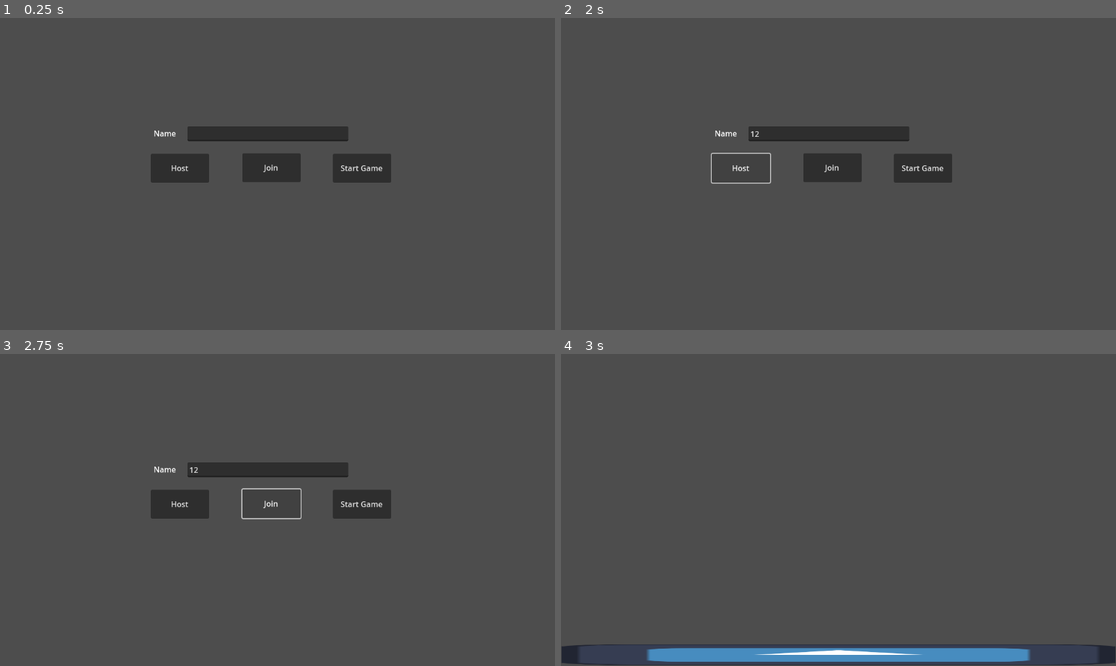
Above: before the commit, frames 1-4 (two rows, left to right).
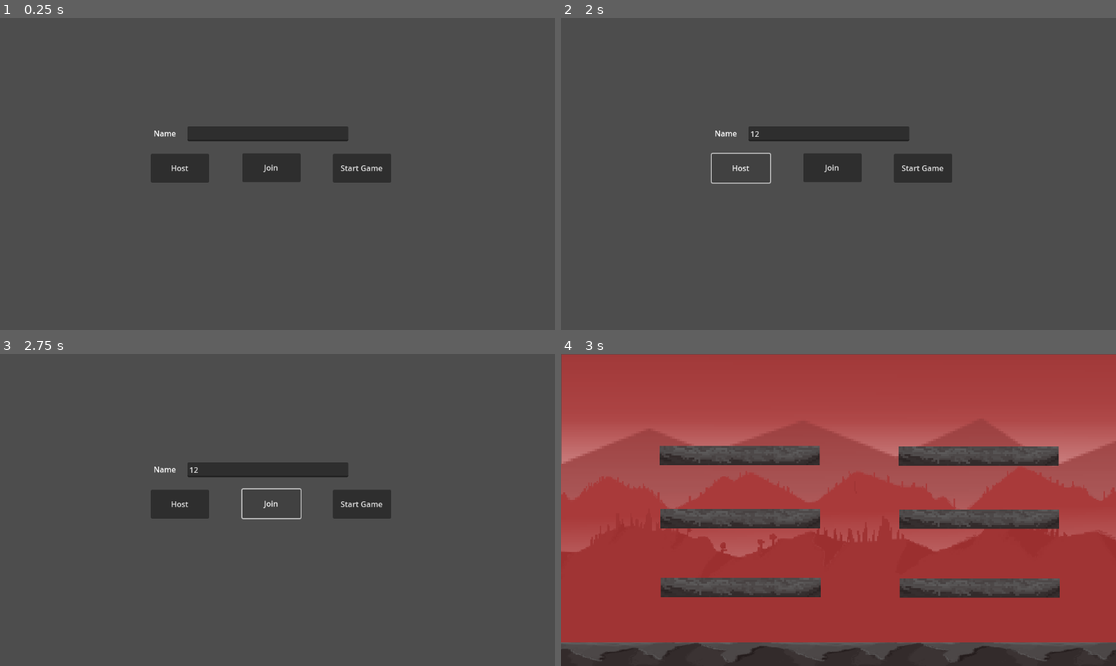
Above: after the commit, the same moments.

Repository: jaugustyn02/MagicJam2024
Game: Godot game, scene res://scenes/MultiplayerController.tscn
Two runs of this game, one before a commit and one after it. Both use one fixed random seed, a clock stepped at 60 frames per second and the inputs below. The engine's default icon, where the game draws it, is replaced by a stand-in: a white triangle on a blue panel in a dark square.
Inputs (mouse positions are in pixels of both pictures, inside the frame that each line leads up to):
- Up to frame 1 (0.25 s): no input
- Up to frame 2 (2 s): click (827, 133) at 0.52 s; type "12" at 0.6 s; click "Host" at 1.25 s
- Up to frame 3 (2.75 s): click "Join" at 2 s
- Up to frame 4 (3 s): click "Start Game" at 2.75 s

Frames 1-3 are identical in both runs. In frame 4, 90% of the frame differs, in the area x 0-100%, y 0-100%.
Error in both runs: Attempt to call function 'compress' in base 'null instance' on a null instance. (res://scenes/MultiplayerController.gd:71)

Commit message:
Added assets and nice background

Diff:
--- a/characters/TestPlayer.gd
+++ b/characters/TestPlayer.gd
@@ -1,8 +1,9 @@
 extends CharacterBody2D
 
 
-const SPEED = 300.0
-const JUMP_VELOCITY = -400.0
+const SPEED = 400.0
+const JUMP_VELOCITY = -575.0
+const MULTIPLICATOR = 1
 
 var PlayerID: int
 
@@ -16,17 +17,17 @@
 func _physics_process(delta):
 	if $MultiplayerSynchronizer.get_multiplayer_authority() == PlayerID:
 		if not is_on_floor():
-			velocity.y += gravity * delta
+			velocity.y += gravity * delta * (MULTIPLICATOR ** 2)
 
 		# Handle jump.
 		if Input.is_action_just_pressed("ui_accept") and is_on_floor():
-			velocity.y = JUMP_VELOCITY
+			velocity.y = JUMP_VELOCITY * MULTIPLICATOR
 
 		# Get the input direction and handle the movement/deceleration.
 		# As good practice, you should replace UI actions with custom gameplay actions.
 		var direction = Input.get_axis("ui_left", "ui_right")
 		if direction:
-			velocity.x = direction * SPEED
+			velocity.x = direction * SPEED * MULTIPLICATOR
 		else:
 			velocity.x = move_toward(velocity.x, 0, SPEED)
 
--- a/scenes/MultiplayerController.gd
+++ b/scenes/MultiplayerController.gd
@@ -1,6 +1,6 @@
 extends Control
 
-@export var Address = "127.0.0.1"
+@export var Address = "0.0.0.0"
 @export var Port = 2137
 var peer
 
@@ -57,7 +57,7 @@
 	if error != OK:
 		print("Cannot host: ", error)
 		return
-	peer.get_host().compress(ENetConnection.COMPRESS_RANGE_CODER)
+	peer.get_host().compress(ENetConnection.COMPRESS_ZLIB)
 
 	multiplayer.set_multiplayer_peer(peer)
 	print("Waiting for Players")
@@ -68,7 +68,7 @@
 func _on_join_button_down():
 	peer = ENetMultiplayerPeer.new()
 	peer.create_client(Address, Port)
-	peer.get_host().compress(ENetConnection.COMPRESS_RANGE_CODER)
+	peer.get_host().compress(ENetConnection.COMPRESS_ZLIB)
 	multiplayer.set_multiplayer_peer(peer)
 	pass # Replace with function body.
 
--- a/scenes/TestScene.tscn
+++ b/scenes/TestScene.tscn
@@ -1,11 +1,19 @@
-[gd_scene load_steps=5 format=3 uid="uid://6njsu6t6ajot"]
+[gd_scene load_steps=11 format=3 uid="uid://6njsu6t6ajot"]
 
 [ext_resource type="Script" path="res://scenes/SceneManager.gd" id="1_3dq06"]
-[ext_resource type="Texture2D" uid="uid://cydfu7tvwi2v8" path="res://icon.svg" id="1_yi2vd"]
 [ext_resource type="PackedScene" uid="uid://bgrlwqk04wnx4" path="res://characters/TestPlayer.tscn" id="2_clq21"]
+[ext_resource type="Texture2D" uid="uid://owy2ofsi86mi" path="res://resources/background_mountains2/floor_long.PNG" id="3_0vf8o"]
+[ext_resource type="Texture2D" uid="uid://bmd1wv088ov3f" path="res://resources/background_mountains2/platform1.PNG" id="4_bvoux"]
+[ext_resource type="Texture2D" uid="uid://ca4tkwnof2d1e" path="res://resources/background_mountains2/background.PNG" id="5_74qfs"]
+[ext_resource type="Texture2D" uid="uid://0uk2y4imqeo5" path="res://resources/background_mountains2/Furthest mountains.PNG" id="6_cpyme"]
+[ext_resource type="Texture2D" uid="uid://cpu6abq138lmt" path="res://resources/background_mountains2/mountains2.PNG" id="7_yf2fd"]
+[ext_resource type="Texture2D" uid="uid://eo7qm6iukqdd" path="res://resources/background_mountains2/Nearest mountains.PNG" id="8_cqw81"]
+
+[sub_resource type="RectangleShape2D" id="RectangleShape2D_r5ois"]
+size = Vector2(133.216, 76.4179)
 
 [sub_resource type="RectangleShape2D" id="RectangleShape2D_lgdcc"]
-size = Vector2(1151, 40)
+size = Vector2(1154, 50)
 
 [node name="Node2D" type="Node2D"]
 script = ExtResource("1_3dq06")
@@ -13,14 +21,109 @@
 
 [node name="StaticBody2D" type="StaticBody2D" parent="."]
 
+[node name="Floor" type="Sprite2D" parent="StaticBody2D"]
+position = Vector2(577, 624.5)
+scale = Vector2(1.00348, 1)
+texture = ExtResource("3_0vf8o")
+
+[node name="Platform" type="Sprite2D" parent="StaticBody2D"]
+texture_filter = 1
+position = Vector2(373, 485)
+scale = Vector2(4, 4)
+texture = ExtResource("4_bvoux")
+
 [node name="CollisionShape2D" type="CollisionShape2D" parent="StaticBody2D"]
-position = Vector2(578.5, 622)
+position = Vector2(373, 485)
+scale = Vector2(2.49219, 0.523438)
+shape = SubResource("RectangleShape2D_r5ois")
+
+[node name="Platform2" type="Sprite2D" parent="StaticBody2D"]
+texture_filter = 1
+position = Vector2(869, 486)
+scale = Vector2(4, 4)
+texture = ExtResource("4_bvoux")
+
+[node name="CollisionShape2D3" type="CollisionShape2D" parent="StaticBody2D"]
+position = Vector2(869, 485.5)
+scale = Vector2(2.49219, 0.523438)
+shape = SubResource("RectangleShape2D_r5ois")
+
+[node name="Platform3" type="Sprite2D" parent="StaticBody2D"]
+texture_filter = 1
+position = Vector2(372, 342)
+scale = Vector2(4, 4)
+texture = ExtResource("4_bvoux")
+
+[node name="CollisionShape2D4" type="CollisionShape2D" parent="StaticBody2D"]
+position = Vector2(372, 342)
+scale = Vector2(2.49219, 0.523438)
+shape = SubResource("RectangleShape2D_r5ois")
+
+[node name="Platform4" type="Sprite2D" parent="StaticBody2D"]
+texture_filter = 1
+position = Vector2(868, 343)
+scale = Vector2(4, 4)
+texture = ExtResource("4_bvoux")
+
+[node name="CollisionShape2D5" type="CollisionShape2D" parent="StaticBody2D"]
+position = Vector2(868, 342.5)
+scale = Vector2(2.49219, 0.523438)
+shape = SubResource("RectangleShape2D_r5ois")
+
+[node name="Platform5" type="Sprite2D" parent="StaticBody2D"]
+texture_filter = 1
+position = Vector2(371, 211)
+scale = Vector2(4, 4)
+texture = ExtResource("4_bvoux")
+
+[node name="CollisionShape2D6" type="CollisionShape2D" parent="StaticBody2D"]
+position = Vector2(371, 211)
+scale = Vector2(2.49219, 0.523438)
+shape = SubResource("RectangleShape2D_r5ois")
+
+[node name="Platform6" type="Sprite2D" parent="StaticBody2D"]
+texture_filter = 1
+position = Vector2(867, 212)
+scale = Vector2(4, 4)
+texture = ExtResource("4_bvoux")
+
+[node name="CollisionShape2D7" type="CollisionShape2D" parent="StaticBody2D"]
+position = Vector2(867, 211.5)
+scale = Vector2(2.49219, 0.523438)
+shape = SubResource("RectangleShape2D_r5ois")
+
+[node name="CollisionFloor" type="CollisionShape2D" parent="StaticBody2D"]
+position = Vector2(577, 624)
+scale = Vector2(1, 1)
 shape = SubResource("RectangleShape2D_lgdcc")
 
-[node name="Sprite2D" type="Sprite2D" parent="StaticBody2D"]
-position = Vector2(576, 624.5)
-scale = Vector2(8.98437, 0.335937)
-texture = ExtResource("1_yi2vd")
+[node name="Background" type="Sprite2D" parent="StaticBody2D"]
+z_index = -5
+texture_filter = 1
+position = Vector2(577.5, 325)
+scale = Vector2(2.50652, 2.592)
+texture = ExtResource("5_74qfs")
+
+[node name="Background2" type="Sprite2D" parent="StaticBody2D"]
+z_index = -4
+texture_filter = 1
+position = Vector2(577, 324)
+scale = Vector2(2.5087, 2.6)
+texture = ExtResource("6_cpyme")
+
+[node name="Background3" type="Sprite2D" parent="StaticBody2D"]
+z_index = -3
+texture_filter = 1
+position = Vector2(576.5, 326)
+scale = Vector2(2.51087, 2.584)
+texture = ExtResource("7_yf2fd")
+
+[node name="Background4" type="Sprite2D" parent="StaticBody2D"]
+z_index = -2
+texture_filter = 1
+position = Vector2(576, 326)
+scale = Vector2(2.51304, 2.584)
+texture = ExtResource("8_cqw81")
 
 [node name="SprawnLocations" type="Node2D" parent="."]
 
Binary file added: resources/background_mountains2/Foreground.PNG
Not shown, added: resources/background_mountains2/Foreground.PNG.import
Binary file added: resources/background_mountains2/Furthest mountains.PNG
Not shown, added: resources/background_mountains2/Furthest mountains.PNG.import
Binary file added: resources/background_mountains2/Nearest mountains.PNG
Not shown, added: resources/background_mountains2/Nearest mountains.PNG.import
Binary file added: resources/background_mountains2/Tło.PNG
Not shown, added: resources/background_mountains2/Tło.PNG.import
Binary file added: resources/background_mountains2/background.PNG
Not shown, added: resources/background_mountains2/background.PNG.import
Binary file added: resources/background_mountains2/floor.PNG
Not shown, added: resources/background_mountains2/floor.PNG.import
(and 14 more such lines)
